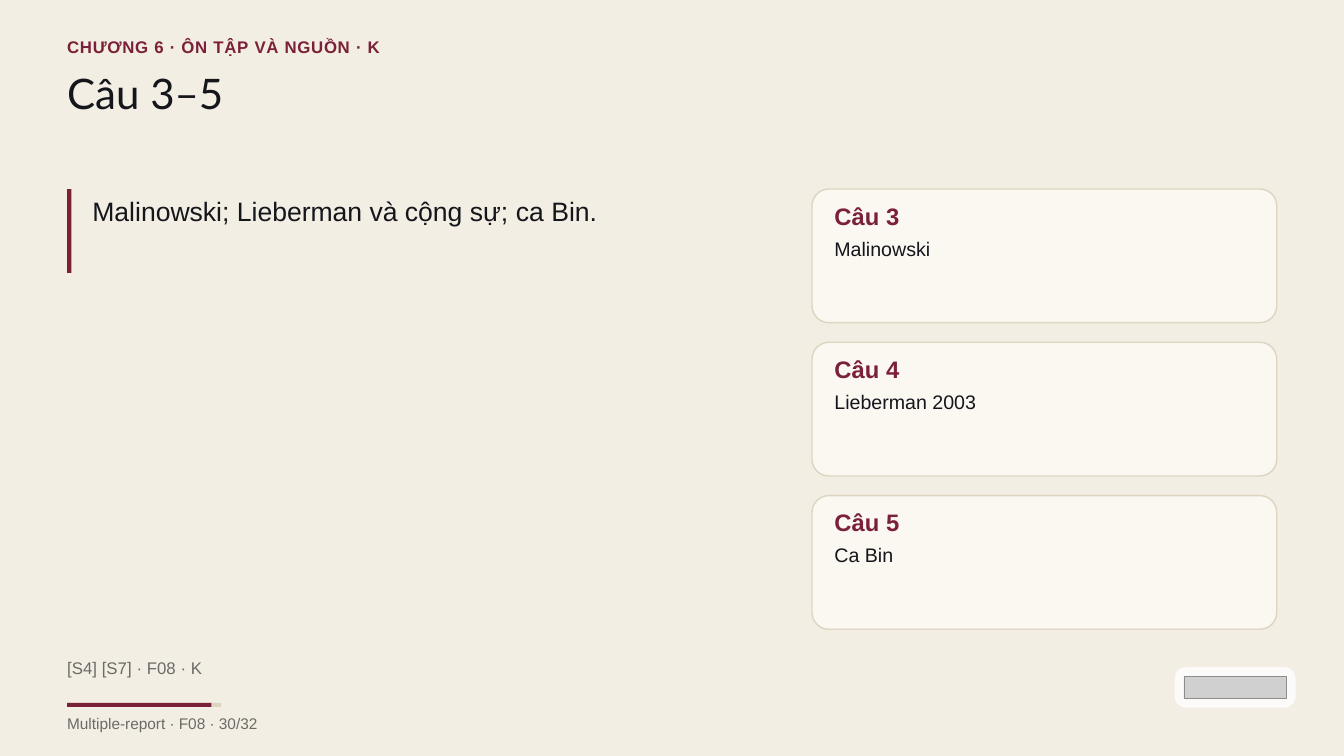
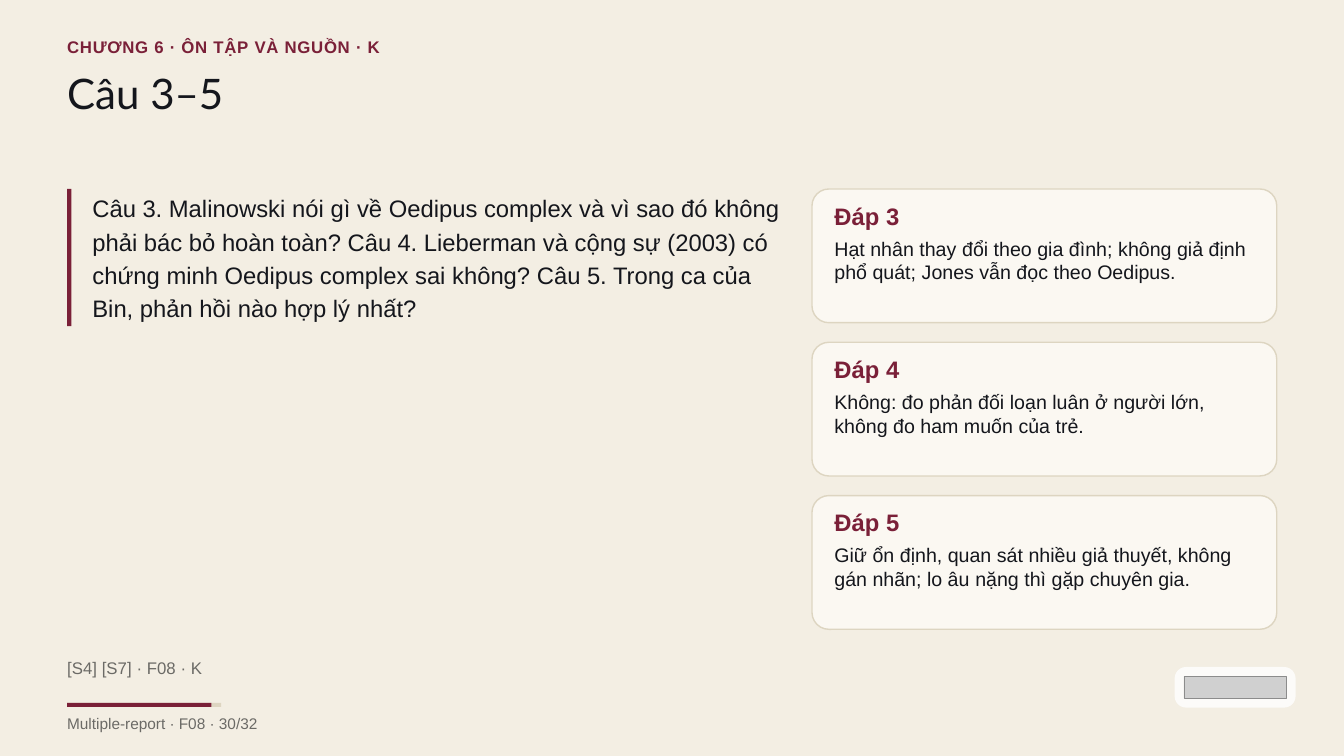
Before and after one commit to vohoailinh90/Multiple-report, a slide deck: slide 30 of psychology-knowledge/01-Sigmund-Freud/visuals/f08.pptx. Drawn at 1344x756 pixels with LibreOffice and Linux fonts; fonts in the diff are those of the drawing; grey boxes stand for pictures. Boxes give left, top, right and bottom in pixels: in the first picture for what was removed or moved away, otherwise in the second. Text is boxed around its words. In the diff, an @@ line names an element or a change of style, - is before the commit and + after.

```diff
--- a/psychology-knowledge/01-Sigmund-Freud/visuals/f08.pptx
+++ b/psychology-knowledge/01-Sigmund-Freud/visuals/f08.pptx
@@ background #FFFFFF to #F3EEE3 @@
@@ rectangle removed at [0, 0, 1344, 756] @@
@@ rectangle: place and size @@
-rectangle at [67, 189, 71, 273]
+rectangle at [67, 189, 71, 326]
@@ text at [92, 198, 779, 322]: text changed; size 28.5 to 25.5 pt @@
-Malinowski; Lieberman và cộng sự; ca Bin.
+Câu 3. Malinowski nói gì về Oedipus complex và vì sao đó không phải bác bỏ hoàn toàn? Câu 4. Lieberman và cộng sự (2003) có chứng minh Oedipus complex sai không? Câu 5. Trong ca của Bin, phản hồi nào hợp lý nhất?
@@ text at [834, 207, 899, 230]: text changed @@
-Câu 3
+Đáp 3
@@ text at [834, 240, 1246, 283]: text changed @@
-Malinowski
+Hạt nhân thay đổi theo gia đình; không giả định phổ quát; Jones vẫn đọc theo Oedipus.
@@ text at [834, 360, 899, 383]: text changed @@
-Câu 4
+Đáp 4
@@ text at [834, 394, 1205, 437]: text changed @@
-Lieberman 2003
+Không: đo phản đối loạn luân ở người lớn, không đo ham muốn của trẻ.
@@ text at [834, 513, 899, 536]: text changed @@
-Câu 5
+Đáp 5
@@ text at [834, 547, 1231, 590]: text changed @@
-Ca Bin
+Giữ ổn định, quan sát nhiều giả thuyết, không gán nhãn; lo âu nặng thì gặp chuyên gia.
```
Also in this commit, not shown: 1 other slide changed, 2 other files.
